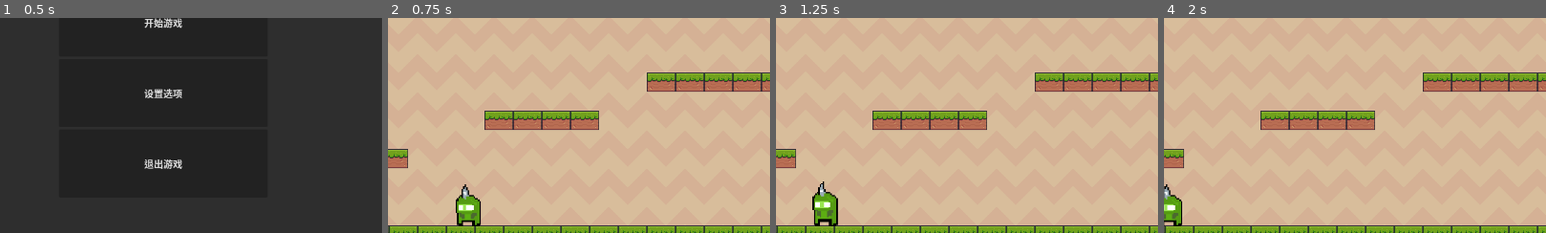
Above: before the commit, frames 1-4 (left to right).
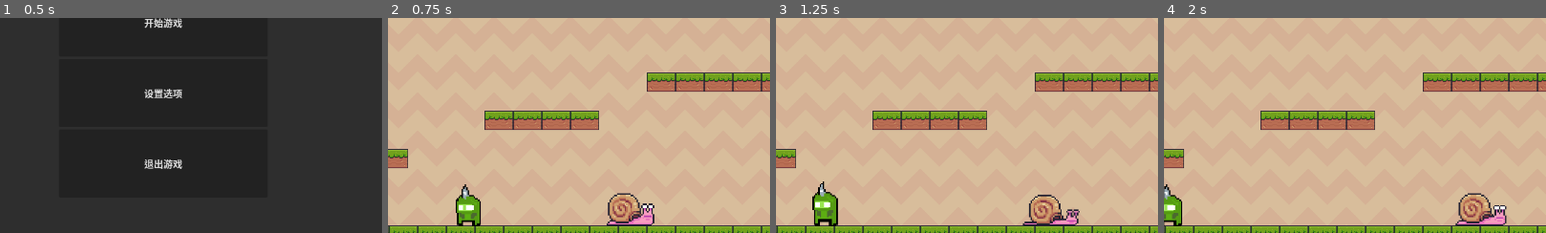
Above: after the commit, the same moments.

Repository: OVOAOVO/2DGame
Game: Godot game, scene res://Prefab/UI/开始界面.tscn
The game is run twice, just before and just after one commit, with the same random seed, the same clock (stepped at 60 frames per second) and the same inputs.
Inputs:
- Up to frame 1 (0.5 s): no input
- Up to frame 2 (0.75 s): click "开始游戏" at 0.5 s
- Up to frame 3 (1.25 s): no input
- Up to frame 4 (2 s): hold D (right) from 1.28 s (still down); tap Space (jump) at 1.52 s
The pictures show only the part of the screen within x 29-79%, y 45-95%; the shares and areas given below are measured in that part.

Frame 1 is identical in both runs. In frame 2, 1.4% of the frame differs, in the area x 57-70%, y 81-97%; in frame 3, 1.3%; in frame 4, 1.5%, in the area x 76-90%, y 81-97%.

Commit message:
正确敌人朝向

Diff:
--- a/GDScripts/敌人左右巡逻.gd
+++ b/GDScripts/敌人左右巡逻.gd
@@ -6,6 +6,9 @@
 
 const  SPEED = 100.0
 var direction = -1.0
+
+# 👉 新增：初始是否面向右
+@export var face_right: bool = true
 
 # Called when the node enters the scene tree for the first time.
 func _ready() -> void:
@@ -17,7 +20,15 @@
 		return
 	timer.timeout.connect(_on_timer_timeout)
 	timer.start()
-	animated_sprite_2d.flip_h = !animated_sprite_2d.flip_h
+
+	# 根据初始朝向设置 direction 和 flip
+	if face_right:
+		direction = -1.0
+		animated_sprite_2d.flip_h = !animated_sprite_2d.flip_h
+	else:
+		direction = 1.0
+		animated_sprite_2d.flip_h = !animated_sprite_2d.flip_h
+
 func _process(delta):
 	position.x += direction * SPEED * delta
 
--- a/Prefab/关卡/关卡1.tscn
+++ b/Prefab/关卡/关卡1.tscn
@@ -4,6 +4,7 @@
 [ext_resource type="PackedScene" uid="uid://d2uya3qr2qn0f" path="res://Prefab/角色/玩家角色_动画.tscn" id="2_8oahv"]
 [ext_resource type="PackedScene" uid="uid://y14gododukis" path="res://Prefab/TileMaps/草地面.tscn" id="3_2rln6"]
 [ext_resource type="PackedScene" uid="uid://y22b5dvyhc3b" path="res://Prefab/检查点/检查点.tscn" id="4_8h8fo"]
+[ext_resource type="PackedScene" uid="uid://oid5gyah2wbn" path="res://Prefab/敌人/蜗牛.tscn" id="6_2rln6"]
 [ext_resource type="PackedScene" uid="uid://cwppilgl4xlc4" path="res://Prefab/敌人/尖头小绿怪.tscn" id="6_8h8fo"]
 
 [node name="关卡1" type="Node2D" unique_id=1542376960]
@@ -28,3 +29,7 @@
 
 [node name="尖头小绿怪" parent="Enemies" unique_id=666808917 instance=ExtResource("6_8h8fo")]
 position = Vector2(514, 635.00006)
+
+[node name="蜗牛" parent="Enemies" unique_id=1714253583 instance=ExtResource("6_2rln6")]
+position = Vector2(761.00006, 645)
+face_right = false
--- a/Prefab/敌人/蜗牛.tscn
+++ b/Prefab/敌人/蜗牛.tscn
@@ -2,6 +2,7 @@
 
 [ext_resource type="Script" uid="uid://cbr4auhahxv0c" path="res://GDScripts/敌人左右巡逻.gd" id="1_cvjj1"]
 [ext_resource type="Texture2D" uid="uid://d3knjyubwxgr4" path="res://Assets/images/Snail/Walk (38x24).png" id="1_idhl1"]
+[ext_resource type="Script" uid="uid://c4b0gfe3haeal" path="res://GDScripts/控制敌人收击与碰撞.gd" id="2_7wlmr"]
 
 [sub_resource type="AtlasTexture" id="AtlasTexture_cvjj1"]
 atlas = ExtResource("1_idhl1")
@@ -87,24 +88,30 @@
 [sub_resource type="CircleShape2D" id="CircleShape2D_wrogf"]
 radius = 11.0
 
-[node name="蜗牛" type="Area2D" unique_id=1237957607]
+[node name="蜗牛" type="Node2D" unique_id=1714253583]
 scale = Vector2(2.5, 2.5)
 script = ExtResource("1_cvjj1")
 
-[node name="AnimatedSprite2D" type="AnimatedSprite2D" parent="." unique_id=229735696]
+[node name="Area2D" type="Area2D" parent="." unique_id=1119350810]
+script = ExtResource("2_7wlmr")
+
+[node name="AnimatedSprite2D" type="AnimatedSprite2D" parent="Area2D" unique_id=229735696]
+scale = Vector2(0.99999994, 0.99999994)
 sprite_frames = SubResource("SpriteFrames_s1g7e")
 animation = &"Run"
 autoplay = "Run"
 frame = 6
 frame_progress = 0.76913524
 
-[node name="CollisionShape2D" type="CollisionShape2D" parent="." unique_id=160222732]
-position = Vector2(2, 4)
+[node name="CollisionShape2D" type="CollisionShape2D" parent="Area2D" unique_id=160222732]
+position = Vector2(1.9999999, 3.9999998)
+scale = Vector2(0.99999994, 0.99999994)
 shape = SubResource("RectangleShape2D_u8a1j")
 
-[node name="CollisionShape2D2" type="CollisionShape2D" parent="." unique_id=1178885304]
-position = Vector2(6, 0)
+[node name="CollisionShape2D2" type="CollisionShape2D" parent="Area2D" unique_id=1178885304]
+position = Vector2(5.9999995, 0)
+scale = Vector2(0.99999994, 0.99999994)
 shape = SubResource("CircleShape2D_wrogf")
 
-[node name="Timer" type="Timer" parent="." unique_id=999034530]
+[node name="Timer" type="Timer" parent="Area2D" unique_id=999034530]
 wait_time = 2.0
